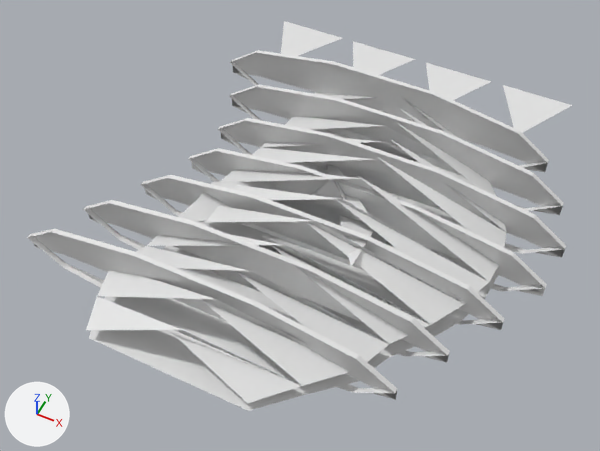
The OBJ model GameData/Meshes/Designs/nexar/nexar_support_mk2_32.obj, before and after one commit.
Both versions are drawn from a 50 mm lens placed at (2.66, -5.84, 6.95), pointed at (-0.02, -0.47, 0.25). Lighting does not change. The marker at lower left points along +X, +Y and +Z. The older version comes first. Where no turn or scale is listed for an object, it has been applied to the vertices. Vertices at exactly the same position are counted once.

The first picture shows 'nexar_support_mk2_32'.
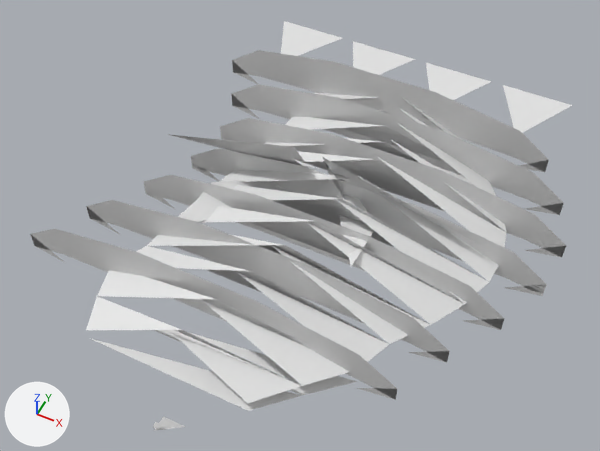
Where the change shows, as pixel boxes [x1, y1, x2, y2] in the pictures (600 x 451 px):
'nexar_support_mk2_32', reshaped: before [27, 21, 572, 411]; after [30, 21, 572, 431]
part 1 of me_nexar_support_mk2_32, cut back: before [27, 50, 566, 395]; after [168, 134, 482, 246]
part 2 of me_nexar_support_mk2_32, added: after [153, 416, 185, 431]

The change, as a list of edits to the scene's bpy script:
```text
Change me_nexar_support_mk2_32:
    used by ob_nexar_support_mk2_32; location = (0.0, 0.0, 0.0)
    verts and faces of me_nexar_support_mk2_32; kept vertices keep their numbers, new ones are numbered from 365
    remove me_nexar_support_mk2_32.from_pydata(...)  # 365 vertices, 376 faces; spans x -2.53..2.62, y -2.57..3.14, z -0.2..0.92
    add me_nexar_support_mk2_32.from_pydata(...)  # 227 vertices, 143 faces; spans x -2.53..2.62, y -3.35..3.14, z -0.02..1.23
    me_nexar_support_mk2_32 part 1
    142 vertices are removed from x -2.53..2.62, y -1.94..1.71, z -0.2..0.83
    227 faces are deleted
    12 vertices are added at x -1.89..1.89, y -0.55..0.55, z 0.08..1.23
    4 new faces join them
    me_nexar_support_mk2_32 part 2
    add verts[365] = (-0.08, -3.09, 0.28)  # pixel (163, 416)
    add verts[366] = (0.16, -3.09, 0.28)  # pixel (185, 426)
    add verts[367] = (0.04, -3.35, 0.57)  # pixel (153, 430)
    add verts[368] = (-0.02, -3.25, 0.51)  # pixel (155, 421)
    add verts[369] = (0.1, -3.25, 0.51)  # pixel (166, 426)
    add verts[370] = (0.04, -3.35, 0.62)  # pixel (152, 427)
    add faces += [(365, 366, 367), (368, 369, 370)]
    other edits to the shape of me_nexar_support_mk2_32 do not show in these pictures
```
